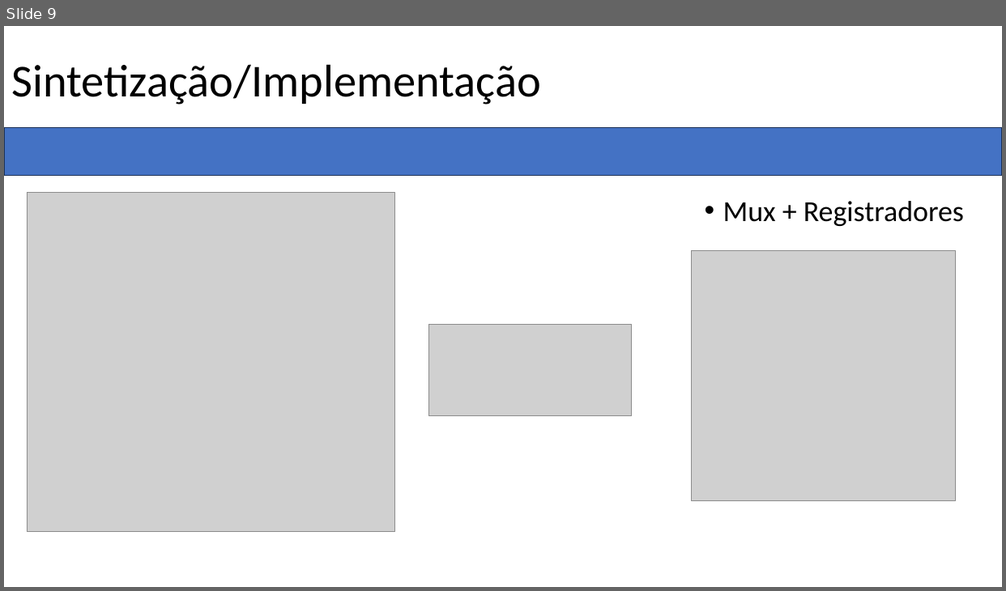
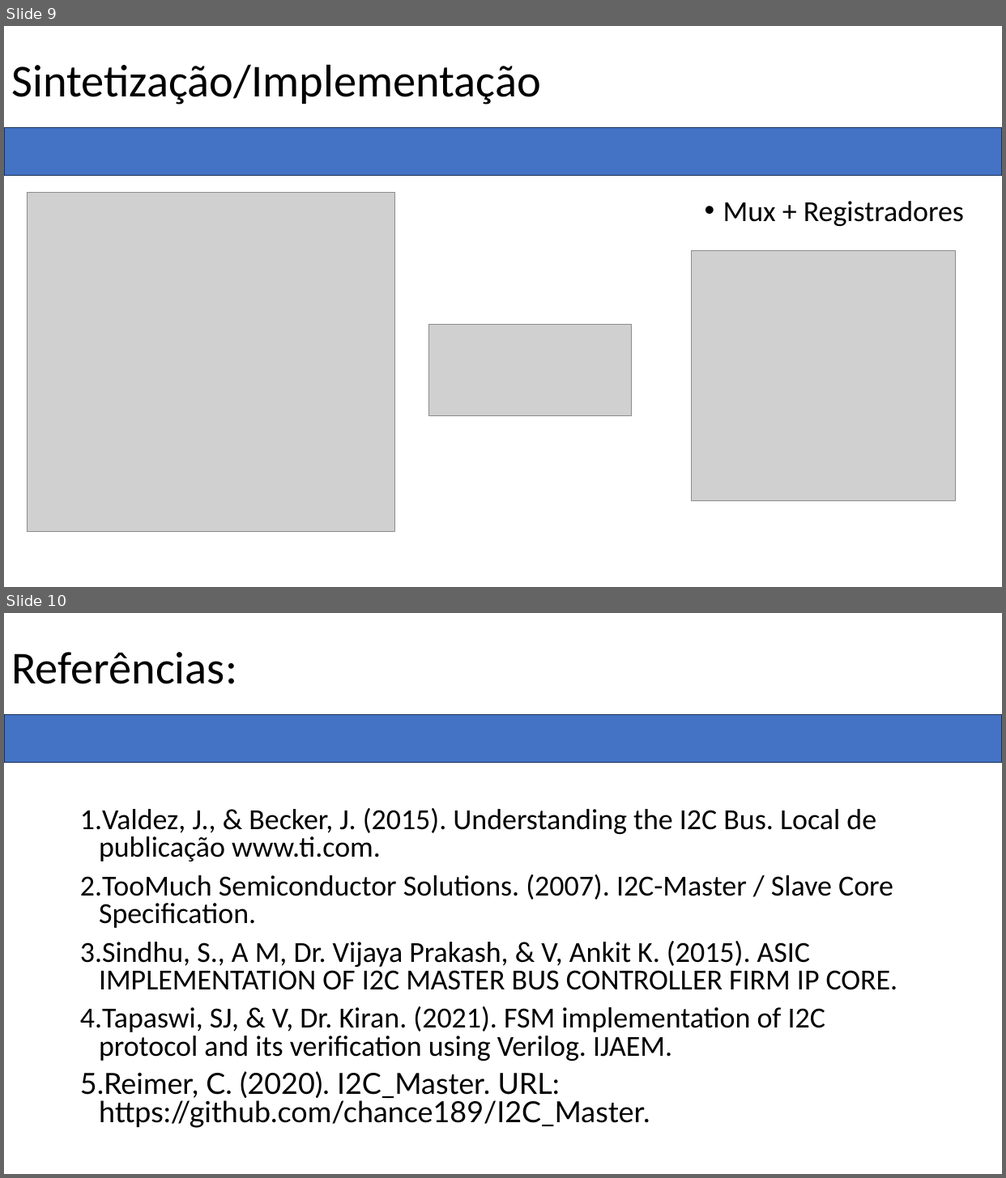
Before and after one commit to Gabrieldick/BOLSAIC_eldorado, a slide deck: Síntese e Pesquisa do Protocolo I2C.pptx. Shown one above the other, each under a label of ours: slide 9 before the commit, slides 9 and 10 after it. The pictures are 1006x591 and 1006x1178 pixels, drawn with LibreOffice and Linux fonts; fonts in the diff are those of the drawing; grey boxes stand for pictures. Boxes give left, top, right and bottom in pixels: in the first picture for what was removed or moved away, otherwise in the second. Text is boxed around its words. In the diff, an @@ line names an element or a change of style, - is before the commit and + after.

Commit message:
Referências adicionadas

```diff
--- a/Síntese e Pesquisa do Protocolo I2C.pptx
+++ b/Síntese e Pesquisa do Protocolo I2C.pptx
@@ slide 10 added at bbox=[4, 613, 1002, 1174], background #FFFFFF @@
@@ title added at bbox=[11, 652, 237, 684], 44 pt, text #000000 @@
+Referências:
@@ rectangle added at bbox=[4, 715, 1002, 763], fill #4472C4, outline #1E3256 1 pt @@
@@ text added at bbox=[80, 808, 898, 1128], 28 pt, text #000000 @@
+1. Valdez, J., & Becker, J. (2015). Understanding the I2C Bus. Local de publicação www.ti.com.
+2. TooMuch Semiconductor Solutions. (2007). I2C-Master / Slave Core Specification.
+3. Sindhu, S., A M, Dr. Vijaya Prakash, & V, Ankit K. (2015). ASIC IMPLEMENTATION OF I2C MASTER BUS CONTROLLER FIRM IP CORE.
+4. Tapaswi, SJ, & V, Dr. Kiran. (2021). FSM implementation of I2C protocol and its verification using Verilog. IJAEM.
+5. Reimer, C. (2020). I2C_Master. URL: https://github.com/chance189/I2C_Master.
```
